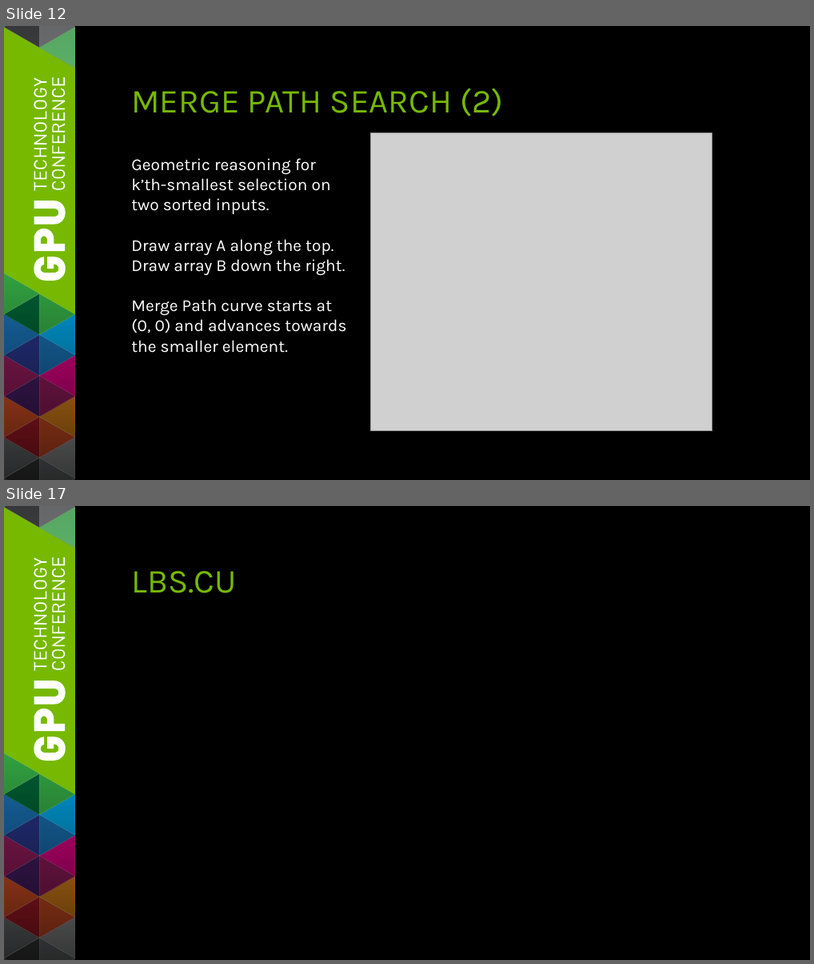
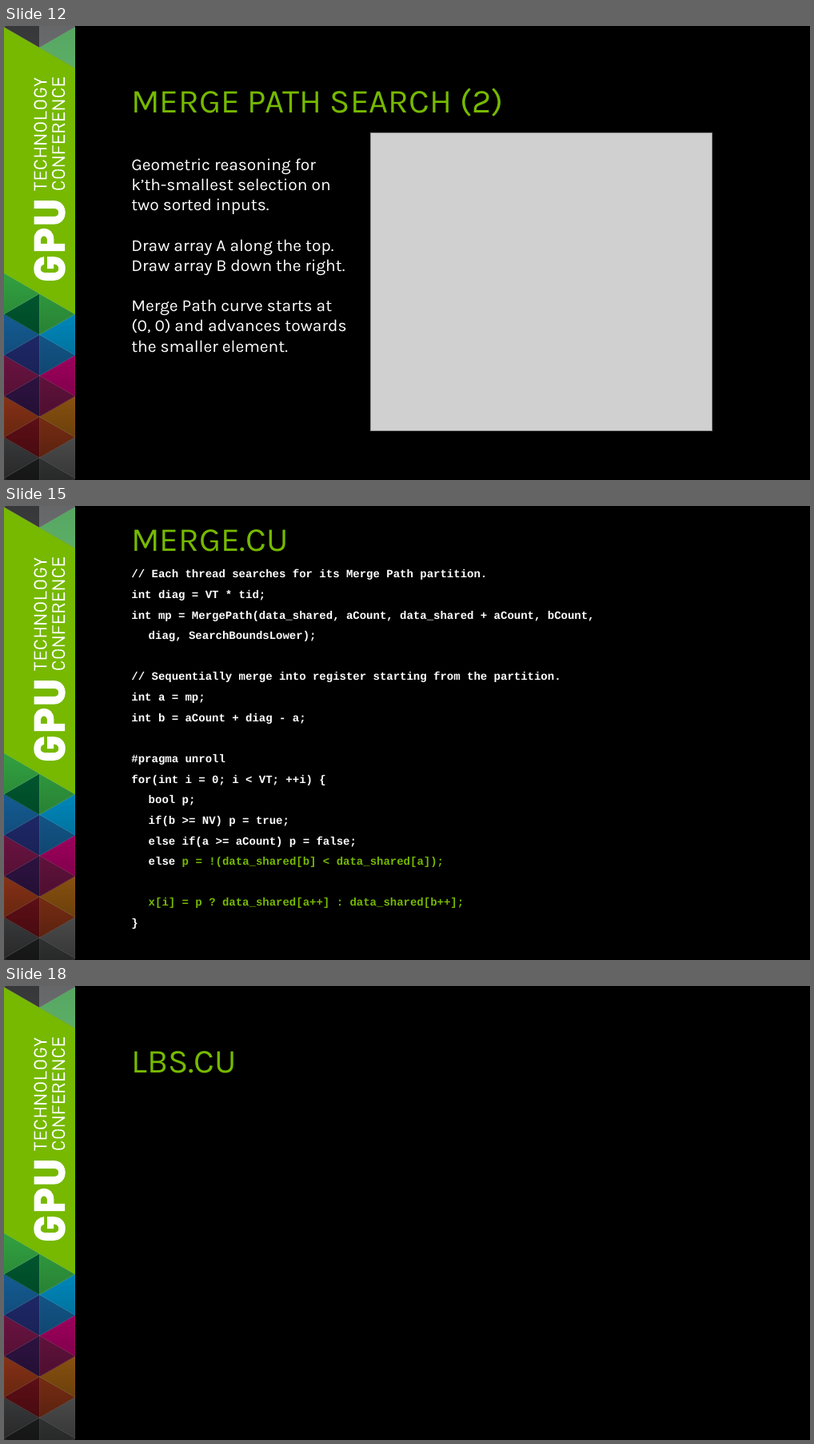
Before and after one commit to seanbaxter/gtc_2014, a slide deck: gtc_2014_sean_baxter.pptx. Shown one above the other, each under a label of ours: slides 12 and 17 before the commit, slides 12, 15 and 18 after it; the slides between them are not shown. The pictures are 814x964 and 814x1444 pixels, drawn with LibreOffice and Linux fonts; fonts in the diff are those of the drawing; grey boxes stand for pictures. Boxes give left, top, right and bottom in pixels: in the first picture for what was removed or moved away, otherwise in the second. Text is boxed around its words. In the diff, an @@ line names an element or a change of style, - is before the commit and + after.

```diff
--- a/gtc_2014_sean_baxter.pptx
+++ b/gtc_2014_sean_baxter.pptx
@@ slide 15 added at (x1=4, y1=506, x2=810, y2=960), background #000000; not listed: 101 template elements that a slide beside it also shows @@
@@ title added at (x1=131, y1=529, x2=288, y2=552), 36 pt, text #76B900 @@
+MERGE.CU
@@ text added at (x1=131, y1=569, x2=595, y2=908), 12 pt, text #FFFFFF, bold @@
+// Each thread searches for its Merge Path partition.
+int diag = VT * tid;
+int mp = MergePath(data_shared, aCount, data_shared + aCount, bCount,
+diag, SearchBoundsLower);
+// Sequentially merge into register starting from the partition.
+int a = mp;
+int b = aCount + diag - a;
+#pragma unroll
+for(int i = 0; i < VT; ++i) {
+bool p;
+if(b >= NV) p = true;
+else if(a >= aCount) p = false;
+else p = !(data_shared[b] < data_shared[a]);
+x[i] = p ? data_shared[a++] : data_shared[b++];
+}
@@ what was slide 17 is now slide 18 @@
```
Also in this commit, not shown: 6 slides changed, 3 other slides added, 3 slides removed, 1 other file.
